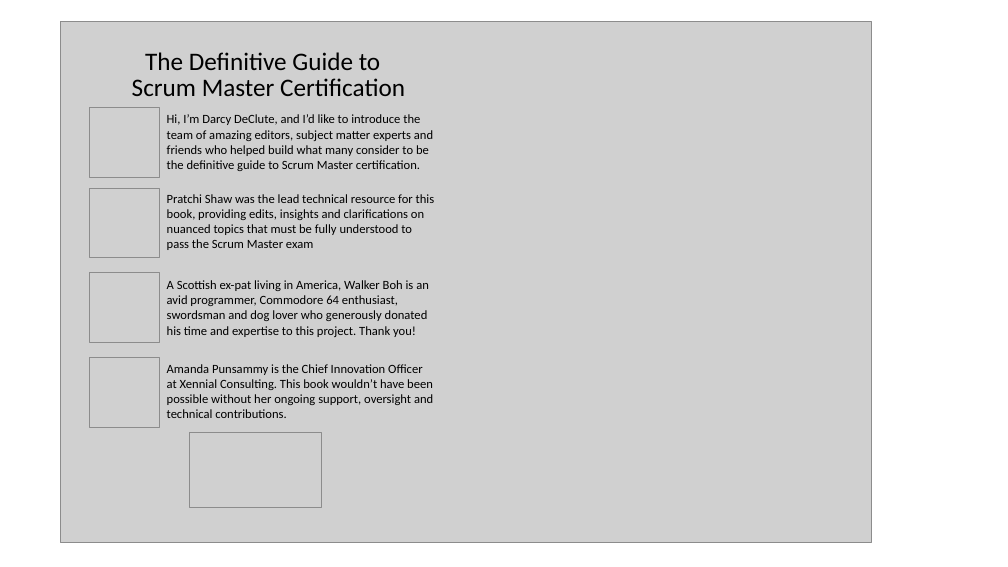
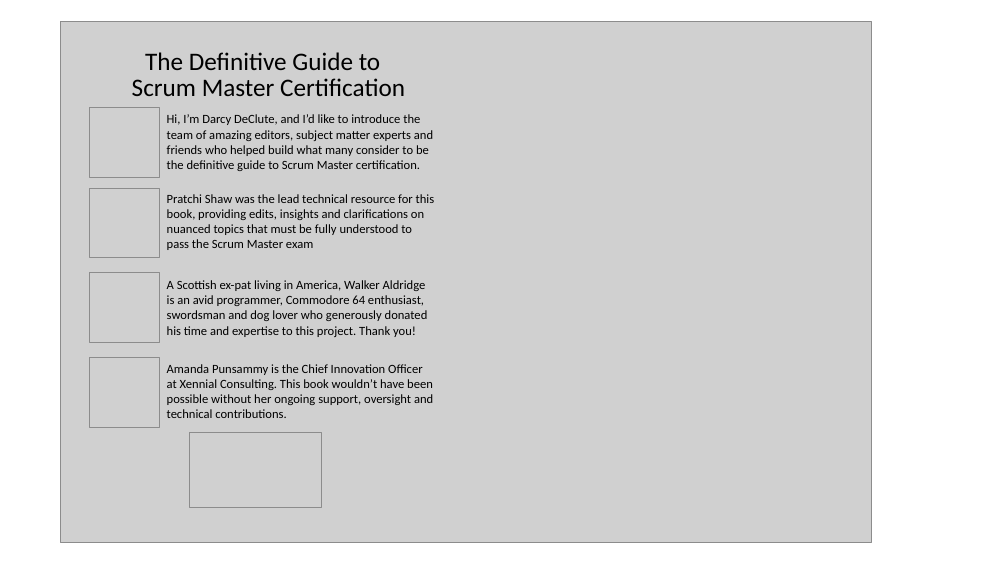
Before and after one commit to scrumtuous/bescrumtuous, a slide deck: slide 1 of temp/cover-ppt.pptx. Drawn at 1008x567 pixels with LibreOffice and Linux fonts; fonts in the diff are those of the drawing; grey boxes stand for pictures. Boxes give left, top, right and bottom in pixels: in the first picture for what was removed or moved away, otherwise in the second. Text is boxed around its words. In the diff, an @@ line names an element or a change of style, - is before the commit and + after.

Commit message:
stuff

```diff
--- a/temp/cover-ppt.pptx
+++ b/temp/cover-ppt.pptx
@@ text at [167, 280, 428, 337]: text changed @@
-A Scottish ex-pat living in America, Walker Boh is an avid programmer, Commodore 64 enthusiast, swordsman and dog lover who generously donated his time and expertise to this project. Thank you!
+A Scottish ex-pat living in America, Walker Aldridge is an avid programmer, Commodore 64 enthusiast, swordsman and dog lover who generously donated his time and expertise to this project. Thank you!
```
